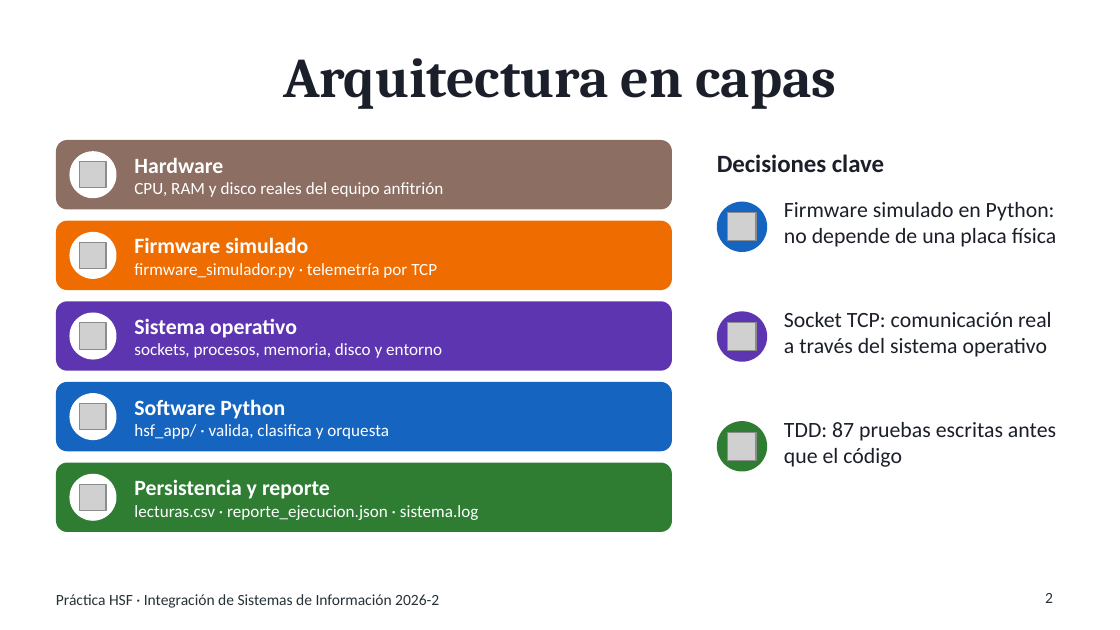
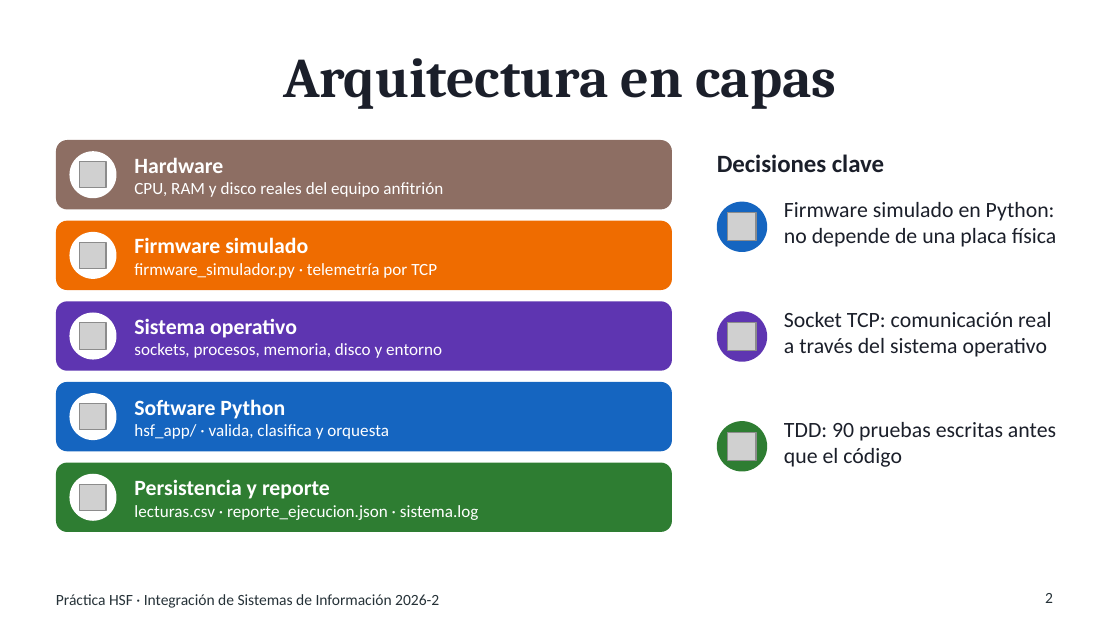
Before and after one commit to Facabore/practica-hsf-segundo-corte, a slide deck: slide 2 of docs/Diapositivas_Video_SegundoCorte.pptx. Drawn at 1120x630 pixels with LibreOffice and Linux fonts; fonts in the diff are those of the drawing; grey boxes stand for pictures. Boxes give left, top, right and bottom in pixels: in the first picture for what was removed or moved away, otherwise in the second. Text is boxed around its words. In the diff, an @@ line names an element or a change of style, - is before the commit and + after.

```diff
--- a/docs/Diapositivas_Video_SegundoCorte.pptx
+++ b/docs/Diapositivas_Video_SegundoCorte.pptx
@@ text at bbox=[784, 422, 1056, 467]: text changed @@
-TDD: 87 pruebas escritas antes que el código
+TDD: 90 pruebas escritas antes que el código
```
Also in this commit, not shown: 2 other slides changed, 7 other files.
